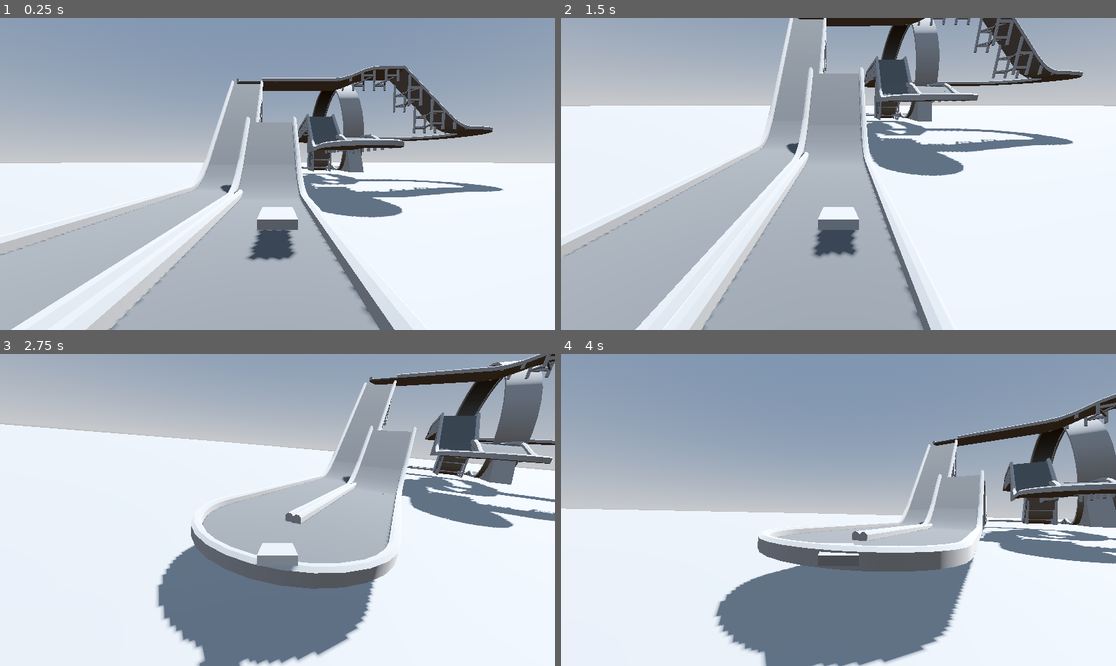
Above: before the commit, frames 1-4 (two rows, left to right).
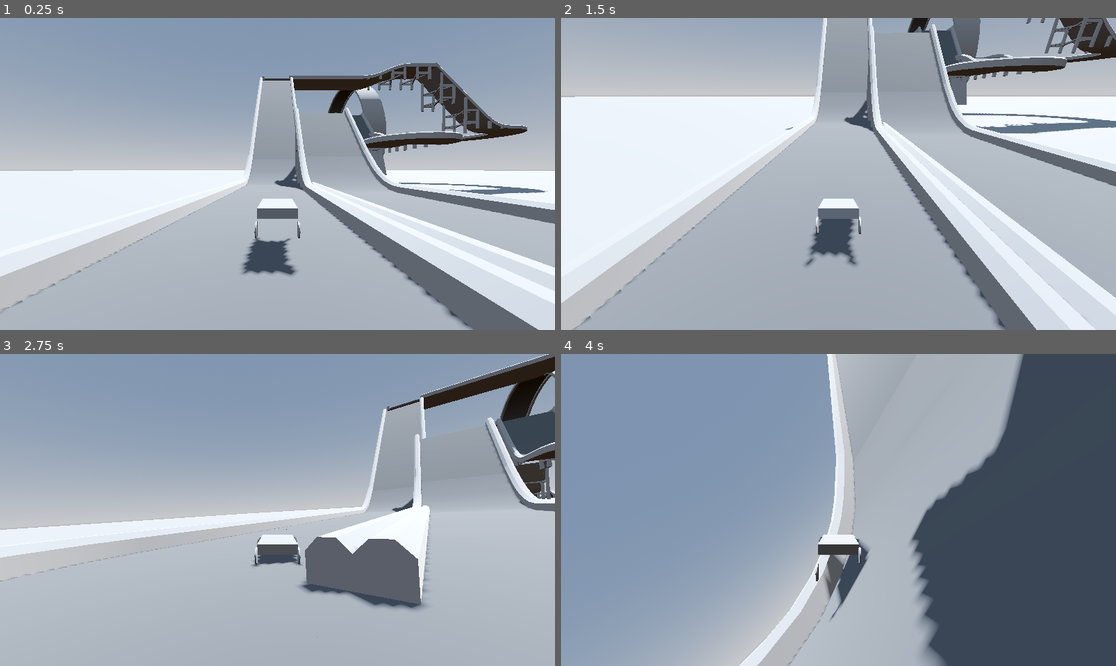
Above: after the commit, the same moments.

Repository: O-white1/TrackMasterz
Game: Godot game, scene res://world_1.tscn
Two runs of this game, one before a commit and one after it. Both use one fixed random seed, a clock stepped at 60 frames per second and the inputs below. The project has no main scene, so this scene is started directly.
Inputs:
- Up to frame 1 (0.25 s): no input
- Up to frame 2 (1.5 s): tap Enter (ui_accept) at 0.5, 0.77 s; hold Right (ui_right) 0.53-1.28 s; hold Down (ui_down) from 1.28 s (still down)
- Up to frame 3 (2.75 s): tap Enter (ui_accept) at 1.52 s; release Down (ui_down) at 2.03 s; hold Right (ui_right) from 2.03 s (still down)
- Up to frame 4 (4 s): release Right (ui_right) at 2.78 s; hold Up (ui_up) 2.78-3.53 s; tap Enter (ui_accept) at 3.02, 3.77 s; hold Left (ui_left) from 3.53 s (still down)

The runs differ from the first frame. In frame 1, 36% of the frame differs, in the area x 0-100%, y 14-100%; in frame 2, 46%; in frame 3, 81%, in the area x 0-100%, y 0-100%; in frame 4, 79%.

Commit message:
qwerty2

Diff:
--- a/car.gd
+++ b/car.gd
@@ -15,6 +15,7 @@
 
 func _physics_process(delta):
 	check_and_right_vehicle()
+	Reset()
 
 	var accel = Input.get_axis("ui_down", "ui_up") * HORSE_POWER
 
@@ -42,7 +43,13 @@
 	#$centerMass.transform = $centerMass.transform.interpolate_with(self.transform, delta * 5.0)
 	#$centerMass/Camera3D.look_at(self.global_position.lerp(self.global_position + self.linear_velocity, delta * 5.0))
 
-func check_and_right_vehicle():
+func Reset():
 	if Input.is_action_pressed("Restart"):
 		var lvl = "res://" + level + ".tscn"
 		get_tree().change_scene_to_file(lvl)
+func check_and_right_vehicle():
+	if self.global_transform.basis.y.dot(Vector3.UP) < 0:
+		var current_rotation = self.rotation_degrees
+		current_rotation.x = 0
+		current_rotation.z = 0
+		self.rotation_degrees = current_rotation
--- a/car.tscn
+++ b/car.tscn
@@ -8,7 +8,8 @@
 size = Vector3(1.98441, 0.424744, 2.09888)
 
 [node name="Car" type="VehicleBody3D"]
-mass = 1000.0
+transform = Transform3D(1, 0, 0, 0, 1, 0, 0, 0, 1, 0, 0.159484, 0)
+mass = 2000.0
 physics_material_override = SubResource("PhysicsMaterial_bqn7f")
 script = ExtResource("1_763ql")
 
@@ -17,25 +18,41 @@
 use_as_traction = true
 use_as_steering = true
 
+[node name="CSGCylinder3D" type="CSGCylinder3D" parent="frontLeft"]
+transform = Transform3D(-8.74228e-09, -0.2, 0, 0.2, -8.74228e-09, 0, 0, 0, 0.2, 0, 0, 0)
+height = 0.1
+
 [node name="frontRight" type="VehicleWheel3D" parent="."]
 transform = Transform3D(0.25, 0, 0, 0, 0.25, 0, 0, 0, 0.25, 0.25, 0, 0.5)
 use_as_traction = true
 use_as_steering = true
 
+[node name="CSGCylinder3D" type="CSGCylinder3D" parent="frontRight"]
+transform = Transform3D(-8.74228e-09, -0.2, 0, 0.2, -8.74228e-09, 0, 0, 0, 0.2, 0, 0, 0)
+height = 0.1
+
 [node name="backLeft" type="VehicleWheel3D" parent="."]
 transform = Transform3D(0.25, 0, 0, 0, 0.25, 0, 0, 0, 0.25, 0.25, 0, -0.5)
 use_as_traction = true
+
+[node name="CSGCylinder3D" type="CSGCylinder3D" parent="backLeft"]
+transform = Transform3D(-8.74228e-09, -0.2, 0, 0.2, -8.74228e-09, 0, 0, 0, 0.2, 0, 0, 0)
+height = 0.1
 
 [node name="backRight" type="VehicleWheel3D" parent="."]
 transform = Transform3D(0.25, 0, 0, 0, 0.25, 0, 0, 0, 0.25, -0.25, 0, -0.5)
 use_as_traction = true
 
+[node name="CSGCylinder3D" type="CSGCylinder3D" parent="backRight"]
+transform = Transform3D(-8.74228e-09, -0.2, 0, 0.2, -8.74228e-09, 0, 0, 0, 0.2, 0, 0, 0)
+height = 0.1
+
 [node name="CollisionShape3D" type="CollisionShape3D" parent="."]
-transform = Transform3D(0.25, 0, 0, 0, 0.25, 0, 0, 0, 0.25, 0, -0.0223424, 0.25)
+transform = Transform3D(0.25, 0, 0, 0, 0.25, 0, 0, 0, 0.25, 0, 0.00848159, 0.25)
 shape = SubResource("BoxShape3D_y6uk0")
 
 [node name="CSGBox3D" type="CSGBox3D" parent="CollisionShape3D"]
-transform = Transform3D(1, 0, 0, 0, 1, 0, 0, 0, 1, 0, 0, -0.891357)
+transform = Transform3D(1, 0, 0, 0, 1, 0, 0, 0, 1, 0, 0.397143, -0.891357)
 size = Vector3(2, 0.5, 3.78271)
 
 [node name="Camera3D" type="Camera3D" parent="."]
--- a/world_1.tscn
+++ b/world_1.tscn
@@ -27,7 +27,7 @@
 environment = SubResource("Environment_r6maf")
 
 [node name="GridMap" type="GridMap" parent="."]
-transform = Transform3D(2, 0, 0, 0, 2, 0, 0, 0, 2, 0, 0, 0)
+transform = Transform3D(4, 0, 0, 0, 4, 0, 0, 0, 4, 0, 0, 0)
 mesh_library = ExtResource("1_05pa3")
 cell_size = Vector3(1, 1, 1)
 data = {
@@ -36,7 +36,8 @@
 metadata/_editor_floor_ = Vector3(0, 0, 0)
 
 [node name="Car" parent="." instance=ExtResource("2_y6452")]
-transform = Transform3D(-0.999999, 0, -0.0015184, 0, 1, 0, 0.0015184, 0, -0.999999, 1.31565, 1.62279, -1.07798)
+transform = Transform3D(-0.999999, 0, -0.0015184, 0, 1, 0, 0.0015184, 0, -0.999999, -1.79352, 2.91769, -1.07798)
+MAX_STEER = 1.0
 level = "world_1"
 
 [node name="CSGBox3D" type="CSGBox3D" parent="."]
